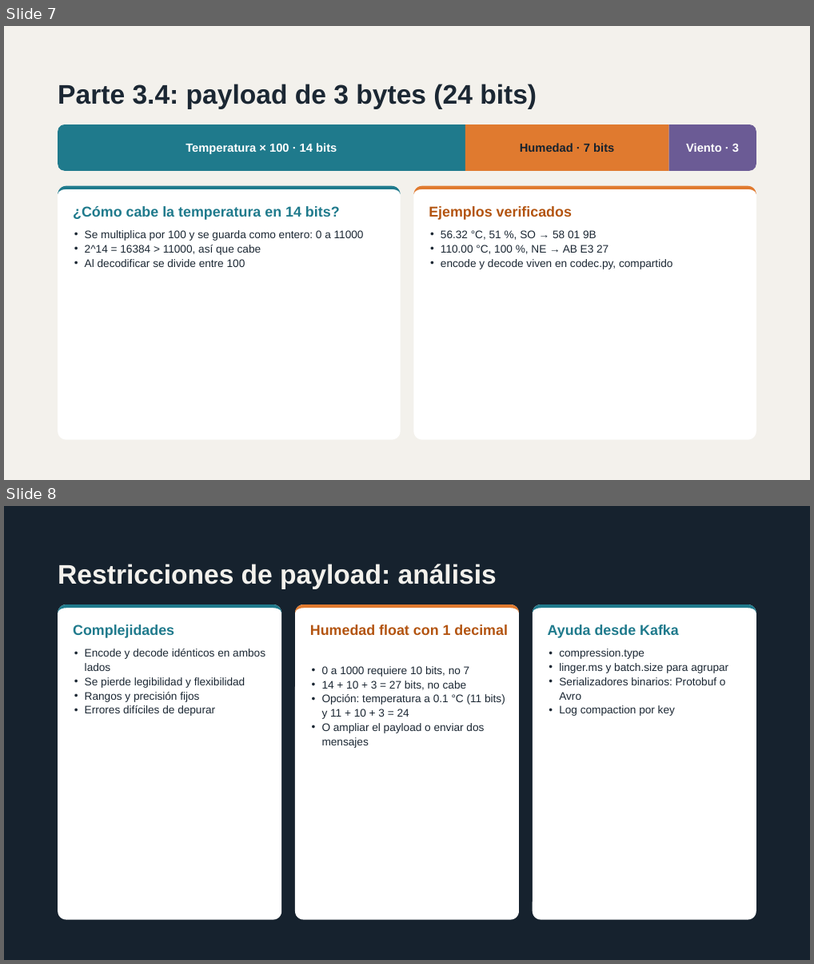
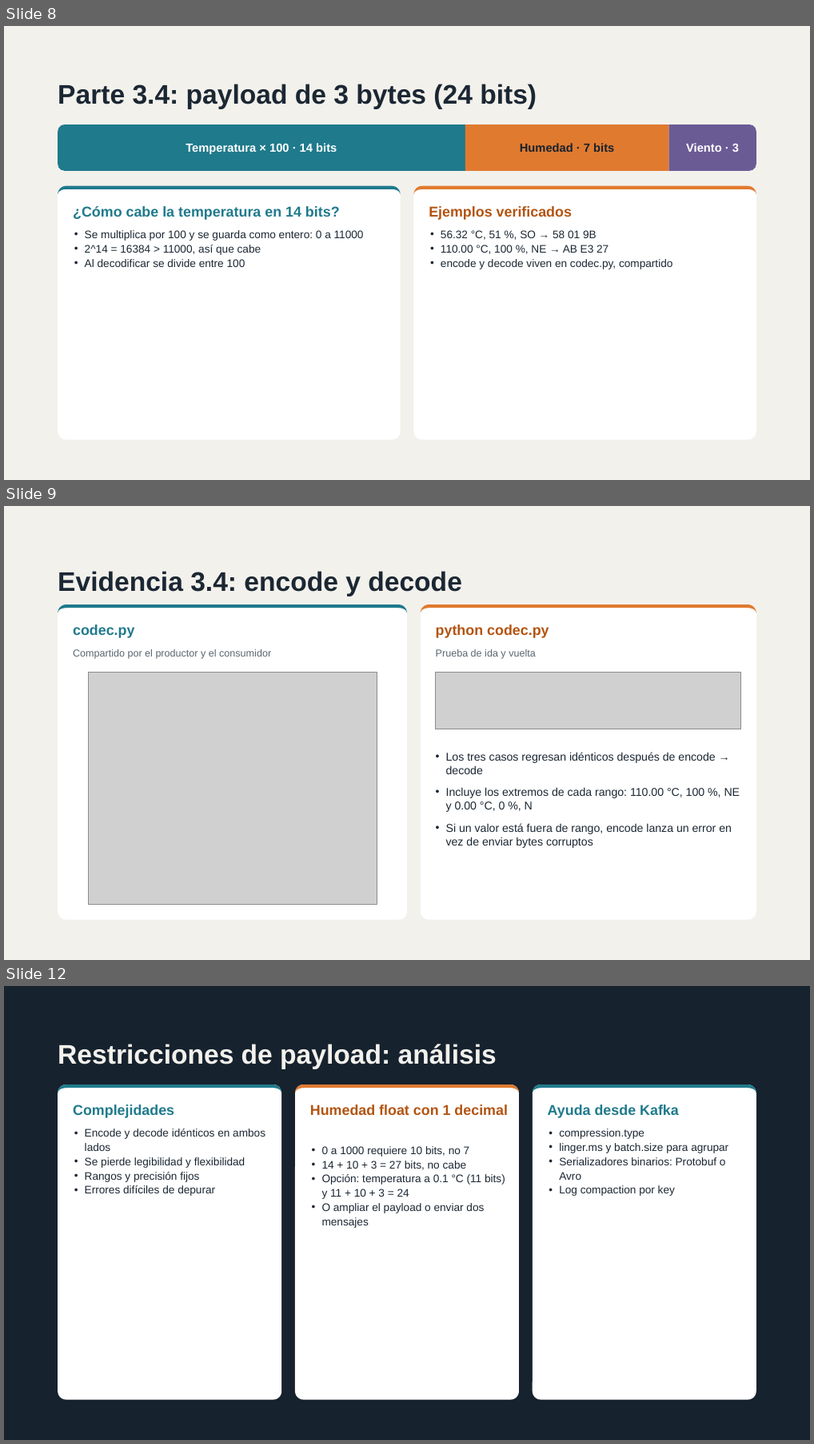
Before and after one commit to nicollegordillo/IOT-estacion-meteorologica, a slide deck: IoTEstaciónMeteorológica.pptx. Shown one above the other, each under a label of ours: slides 7 and 8 before the commit, slides 8, 9 and 12 after it; the slides between them are not shown. The pictures are 814x964 and 814x1444 pixels, drawn with LibreOffice and Linux fonts; fonts in the diff are those of the drawing; grey boxes stand for pictures. Boxes give left, top, right and bottom in pixels: in the first picture for what was removed or moved away, otherwise in the second. Text is boxed around its words. In the diff, an @@ line names an element or a change of style, - is before the commit and + after.

```diff
--- a/IoTEstaciónMeteorológica.pptx
+++ b/IoTEstaciónMeteorológica.pptx
@@ slide 9 added at box(4, 506, 810, 960), background #F3F1EC @@
@@ title added at box(58, 571, 462, 596), 32 pt, text #1B2733, bold @@
+Evidencia 3.4: encode y decode
@@ rounded rectangle added at box(58, 604, 407, 920), fill #FFFFFF @@
@@ freeform shape added at box(58, 604, 407, 920), fill #1F7A8C @@
@@ text added at box(73, 624, 134, 638), 17 pt, text #1F7A8C, bold @@
+codec.py
@@ rounded rectangle added at box(421, 604, 757, 920), fill #FFFFFF @@
@@ freeform shape added at box(421, 604, 757, 920), fill #E07A2F @@
@@ text added at box(436, 624, 549, 638), 17 pt, text #B35410, bold @@
+python codec.py
@@ text added at box(73, 649, 271, 659), 12 pt, text #5A6670 @@
+Compartido por el productor y el consumidor
@@ text added at box(436, 649, 536, 659), 12 pt, text #5A6670 @@
+Prueba de ida y vuelta
@@ picture added at box(88, 672, 378, 904) @@
@@ picture added at box(436, 672, 742, 729) @@
@@ text added at box(446, 752, 741, 848), 13.5 pt, text #1B2733 @@
+• Los tres casos regresan idénticos después de encode → decode
+• Incluye los extremos de cada rango: 110.00 °C, 100 %, NE y 0.00 °C, 0 %, N
+• Si un valor está fuera de rango, encode lanza un error en vez de enviar bytes corruptos
@@ what was slide 7 is now slide 8 @@
@@ what was slide 8 is now slide 12 @@
```
Also in this commit, not shown: 5 other slides added, 2 slides removed, 1 other file.
